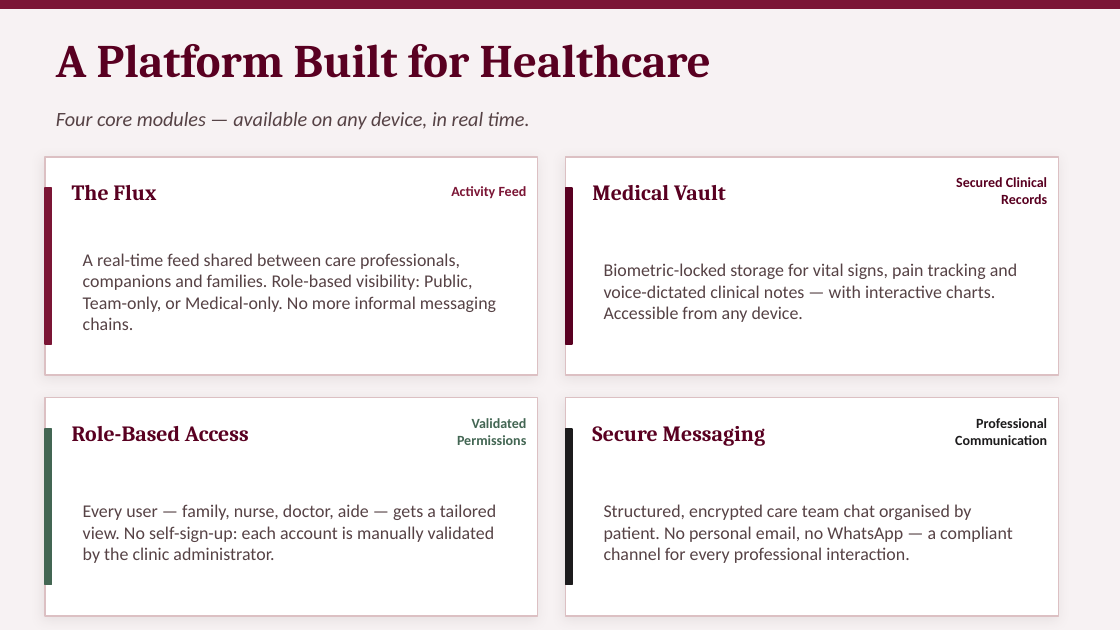
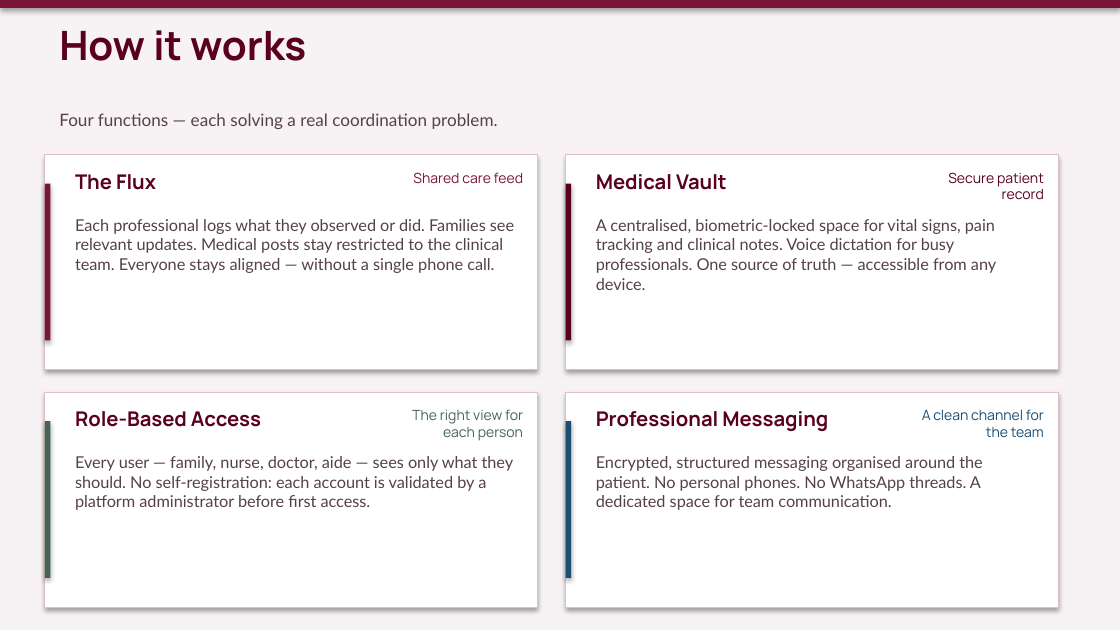
Before and after one commit to TristanD98/monaco-care, a slide deck: slide 5 of MONACARE_PitchDeck.pptx. Drawn at 1120x630 pixels with LibreOffice and Linux fonts; fonts in the diff are those of the drawing. Boxes give left, top, right and bottom in pixels: in the first picture for what was removed or moved away, otherwise in the second. Text is boxed around its words. In the diff, an @@ line names an element or a change of style, - is before the commit and + after.

Commit message:
feat: Phase 4 - Multi-patient management and cross invitations

```diff
--- a/MONACARE_PitchDeck.pptx
+++ b/MONACARE_PitchDeck.pptx
@@ background #F7F2F3 to #FFFFFF @@
@@ rectangle at (0,0,1120,8): outline #7B1535 1 pt to none; shadow on @@
@@ rectangle added at (0,0,1120,629), fill #F7F2F3 @@
@@ text removed at (56,44,711,78) @@
-A Platform Built for Healthcare
@@ text at (59,30,306,61): text changed; size 13 to 26 pt; font Calibri to Manrope; text colour #564245 to #590021; bold on; italic off @@
-Four core modules — available on any device, in real time.
+How it works
@@ text added at (59,113,498,129), 11 pt, text #564245 @@
+Four functions — each solving a real coordination problem.
@@ rectangle: place and size @@
-rectangle at (45,157,538,375)
+rectangle at (45,155,538,370)
@@ text at (413,172,523,184): text changed; font Calibri to Manrope; bold off @@
-Activity Feed
+Shared care feed
@@ rectangle: place and size @@
-rectangle at (566,157,1058,375)
+rectangle at (566,155,1058,370)
@@ text added at (948,172,1044,200), 9 pt, text #590021 @@
+Secure patient record
@@ text removed at (956,177,1047,204) @@
-Secured Clinical Records
@@ rectangle at (45,184,50,340): outline #7B1535 1 pt to none; shadow on @@
@@ rectangle at (566,184,571,340): outline #590021 1 pt to none; shadow on @@
@@ vertical alignment middle to top in 7 elements at (596,411,828,431), (596,219,996,290), (75,456,514,510), (596,456,982,510), (413,172,523,184), (59,30,306,61), (75,219,514,273) @@
@@ text at (75,219,514,273): text changed; size 11.5 to 10.5 pt; font Calibri to Lato @@
-A real-time feed shared between care professionals, companions and families. Role-based visibility: Public, Team-only, or Medical-only. No more informal messaging chains.
+Each professional logs what they observed or did. Families see relevant updates. Medical posts stay restricted to the clinical team. Everyone stays aligned — without a single phone call.
@@ text at (596,219,996,290): text changed; size 11.5 to 10.5 pt; font Calibri to Lato @@
-Biometric-locked storage for vital signs, pain tracking and voice-dictated clinical notes — with interactive charts. Accessible from any device.
+A centralised, biometric-locked space for vital signs, pain tracking and clinical notes. Voice dictation for busy professionals. One source of truth — accessible from any device.
@@ size 14 to 13 pt, font Cambria to Manrope; vertical alignment middle to top in 3 elements at (596,174,727,190), (75,174,156,190), (75,411,261,427) @@
@@ text added at (412,409,523,441), 9 pt, text #436653 @@
+The right view for each person
@@ text removed at (457,418,527,445) @@
-Validated Permissions
@@ outline #DCC0C3 1 pt to #DCC0C3 0.5 pt; shadow changed in 4 elements at (45,155,538,370), (566,155,1058,370), (45,392,538,607), (566,392,1058,607) @@
@@ 4 rectangles: place and size @@
-4 rectangles at (45,188,1058,616)
+4 rectangles at (45,184,1058,607)
@@ text at (596,411,828,431): text changed; size 9 to 13 pt; font Calibri to Manrope; text colour #1C1B1C to #590021 @@
-Professional Communication
+Professional Messaging
@@ text added at (922,409,1044,437), 9 pt, text #1B4F72 @@
+A clean channel for the team
@@ rectangle: place and size @@
-rectangle at (45,429,52,585)
+rectangle at (45,421,50,578)
@@ rectangle at (45,421,50,578): outline #436653 1 pt to none; shadow on @@
@@ rectangle: place and size @@
-rectangle at (566,429,572,585)
+rectangle at (566,421,571,578)
@@ rectangle at (566,421,571,578): fill #1C1B1C to #1B4F72; outline #1C1B1C 1 pt to none; shadow on @@
@@ text removed at (592,426,765,446) @@
-Secure Messaging
@@ text at (75,456,514,510): text changed; size 11.5 to 10.5 pt; font Calibri to Lato @@
-Every user — family, nurse, doctor, aide — gets a tailored view. No self-sign-up: each account is manually validated by the clinic administrator.
+Every user — family, nurse, doctor, aide — sees only what they should. No self-registration: each account is validated by a platform administrator before first access.
@@ text at (596,456,982,510): text changed; size 11.5 to 10.5 pt; font Calibri to Lato @@
-Structured, encrypted care team chat organised by patient. No personal email, no WhatsApp — a compliant channel for every professional interaction.
+Encrypted, structured messaging organised around the patient. No personal phones. No WhatsApp threads. A dedicated space for team communication.
```
Also in this commit, not shown: 3 other slides changed, 7 slides added, 7 slides removed, 8 other files.
